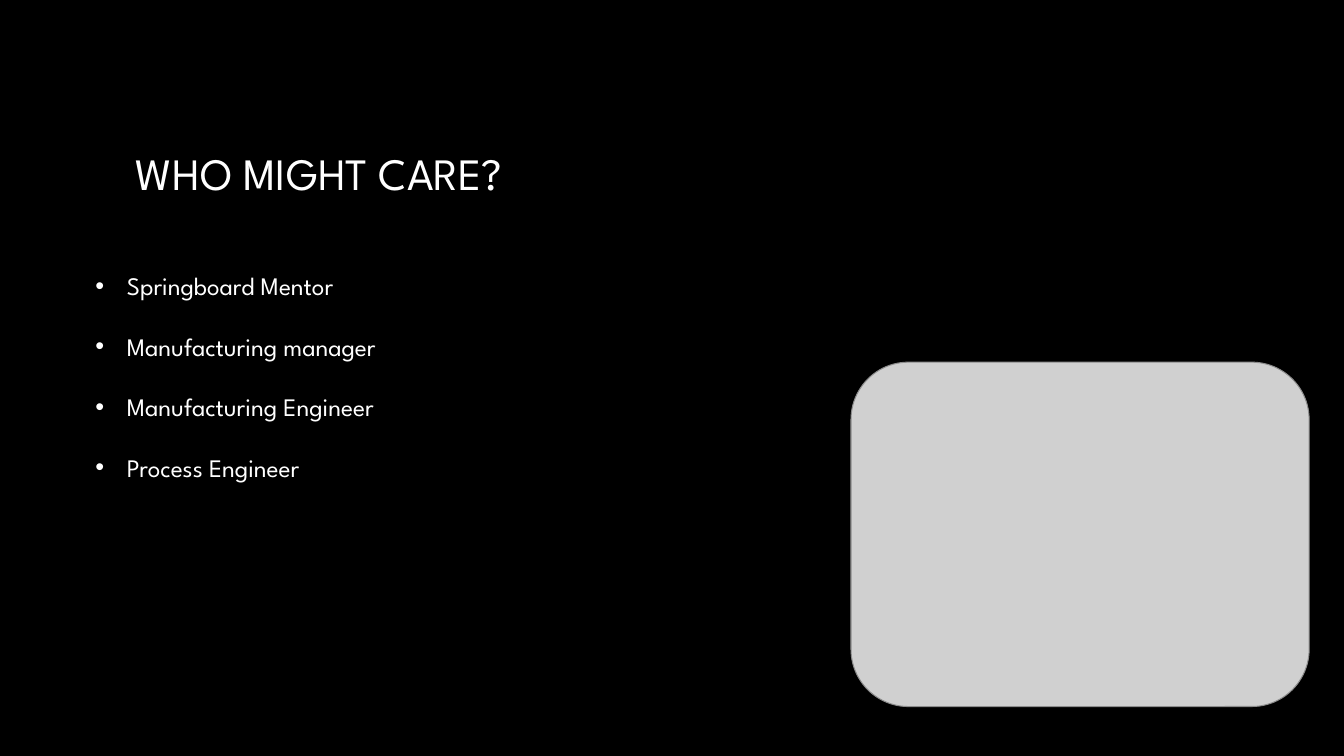
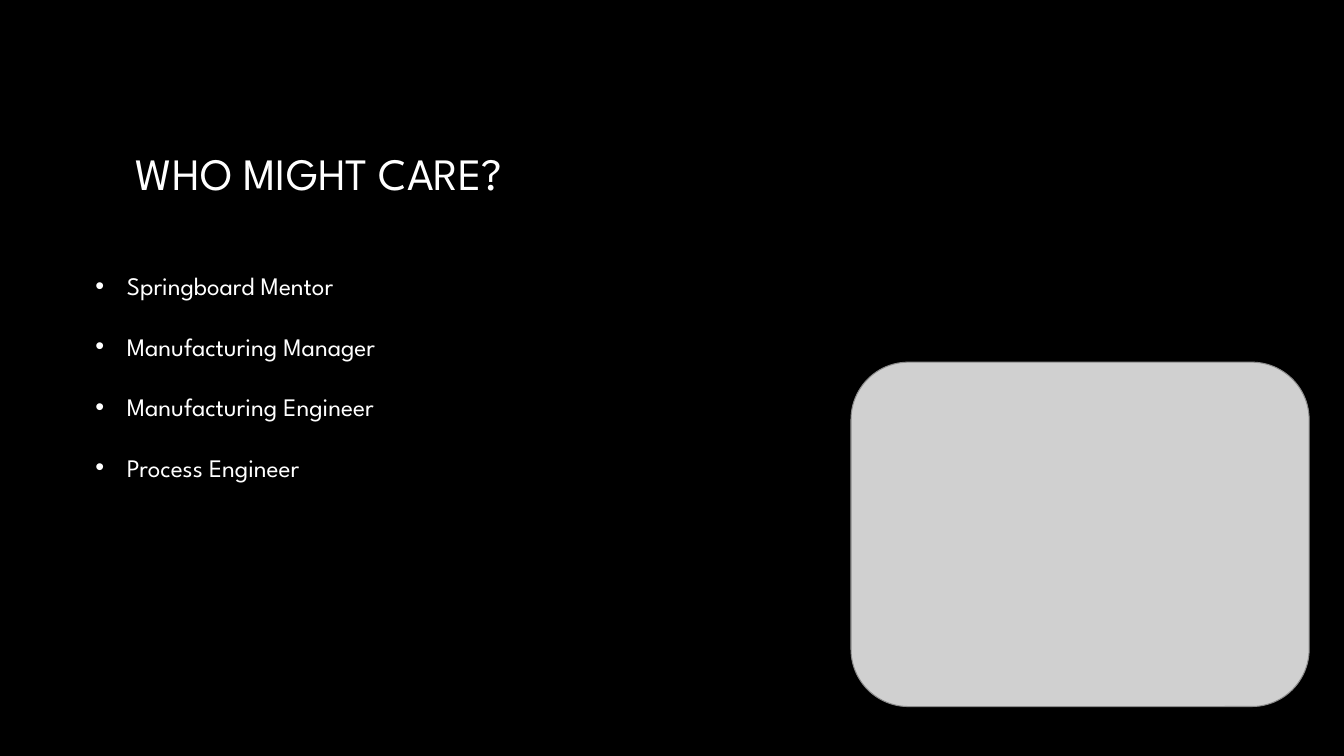
Before and after one commit to pjrodriguez-sb/Springboard_Capstone, a slide deck: slide 3 of Capstone presentation.pptx. Drawn at 1344x756 pixels with LibreOffice and Linux fonts; fonts in the diff are those of the drawing; grey boxes stand for pictures; background and template pictures are left out. Boxes give left, top, right and bottom in pixels: in the first picture for what was removed or moved away, otherwise in the second. Text is boxed around its words. In the diff, an @@ line names an element or a change of style, - is before the commit and + after.

```diff
--- a/Capstone presentation.pptx
+++ b/Capstone presentation.pptx
@@ text at box(127, 338, 375, 362): text changed @@
-• Manufacturing manager
+• Manufacturing Manager
```
Also in this commit, not shown: 3 other slides changed.
